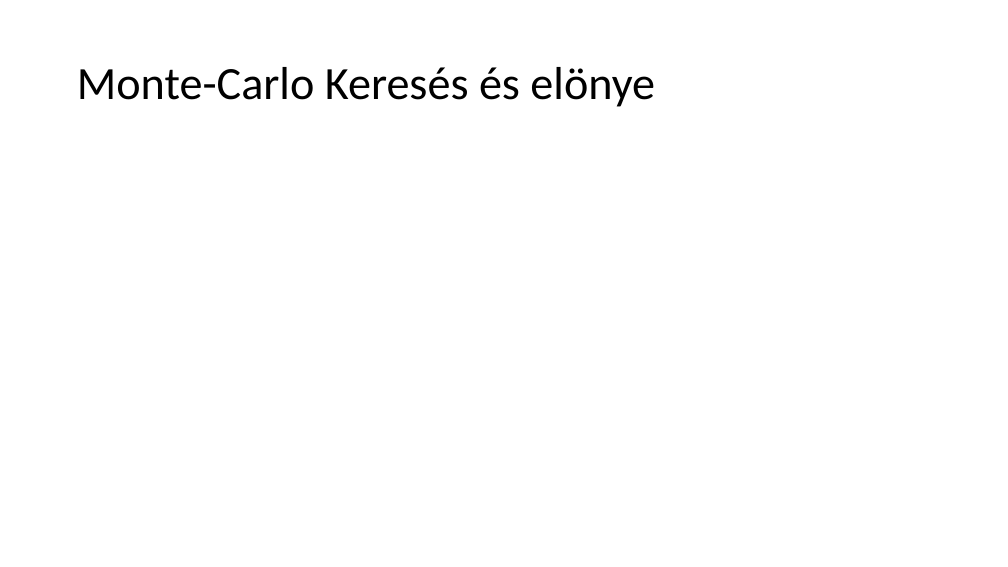
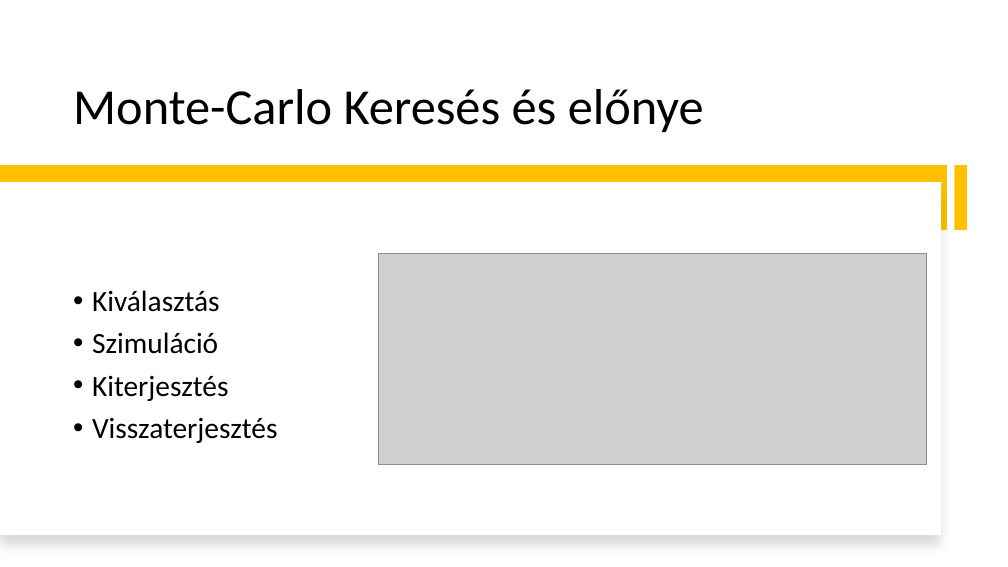
Before and after one commit to DrCash-KMark/uniBscProject, a slide deck: slide 6 of Documents/Bemutató.pptx (slide 5 before the commit). Drawn at 1008x567 pixels with LibreOffice and Linux fonts; fonts in the diff are those of the drawing; grey boxes stand for pictures. Boxes give left, top, right and bottom in pixels: in the first picture for what was removed or moved away, otherwise in the second. Text is boxed around its words. In the diff, an @@ line names an element or a change of style, - is before the commit and + after.

```diff
--- a/Documents/Bemutató.pptx
+++ b/Documents/Bemutató.pptx
@@ title "Monte-Carlo Keresés és előnye" at box(73, 89, 704, 132): vertical alignment middle to bottom @@
@@ title at box(73, 89, 704, 132): text changed; size 44 to 48 pt @@
-Monte-Carlo Keresés és elönye
+Monte-Carlo Keresés és előnye
@@ rectangle added at box(0, 166, 948, 230), fill #FFC000 @@
@@ rectangle added at box(954, 166, 967, 230), fill #FFC000 @@
@@ rectangle added at box(0, 182, 941, 535), fill #FFFFFF @@
@@ picture added at box(378, 253, 926, 464) @@
@@ text added at box(92, 290, 277, 443), 28 pt, text #000000 @@
+• Kiválasztás
+• Szimuláció
+• Kiterjesztés
+• Visszaterjesztés
```
Also in this commit, not shown: 4 other slides changed, 3 slides added, 2 slides removed, 7 other files.
